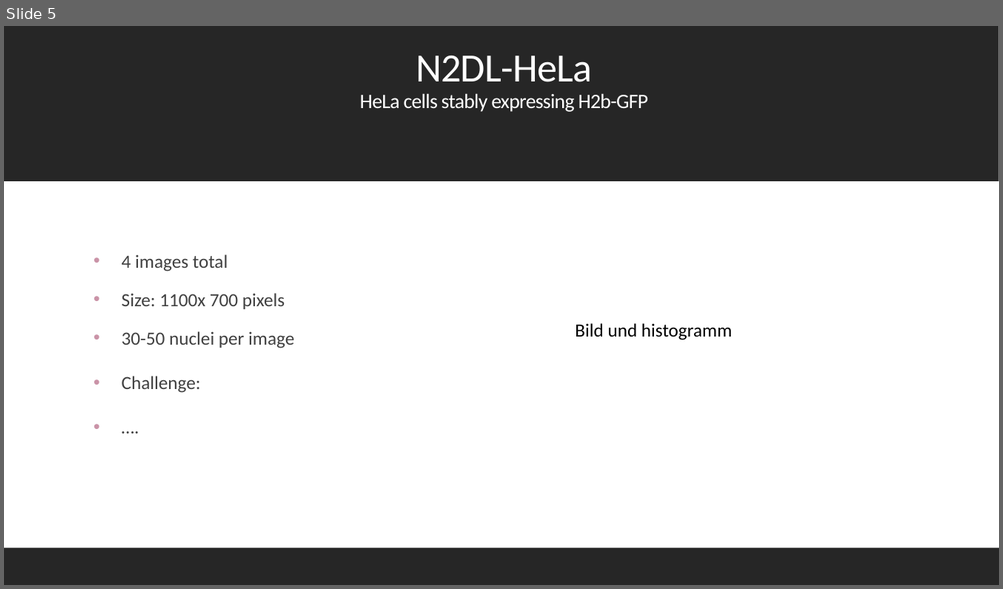
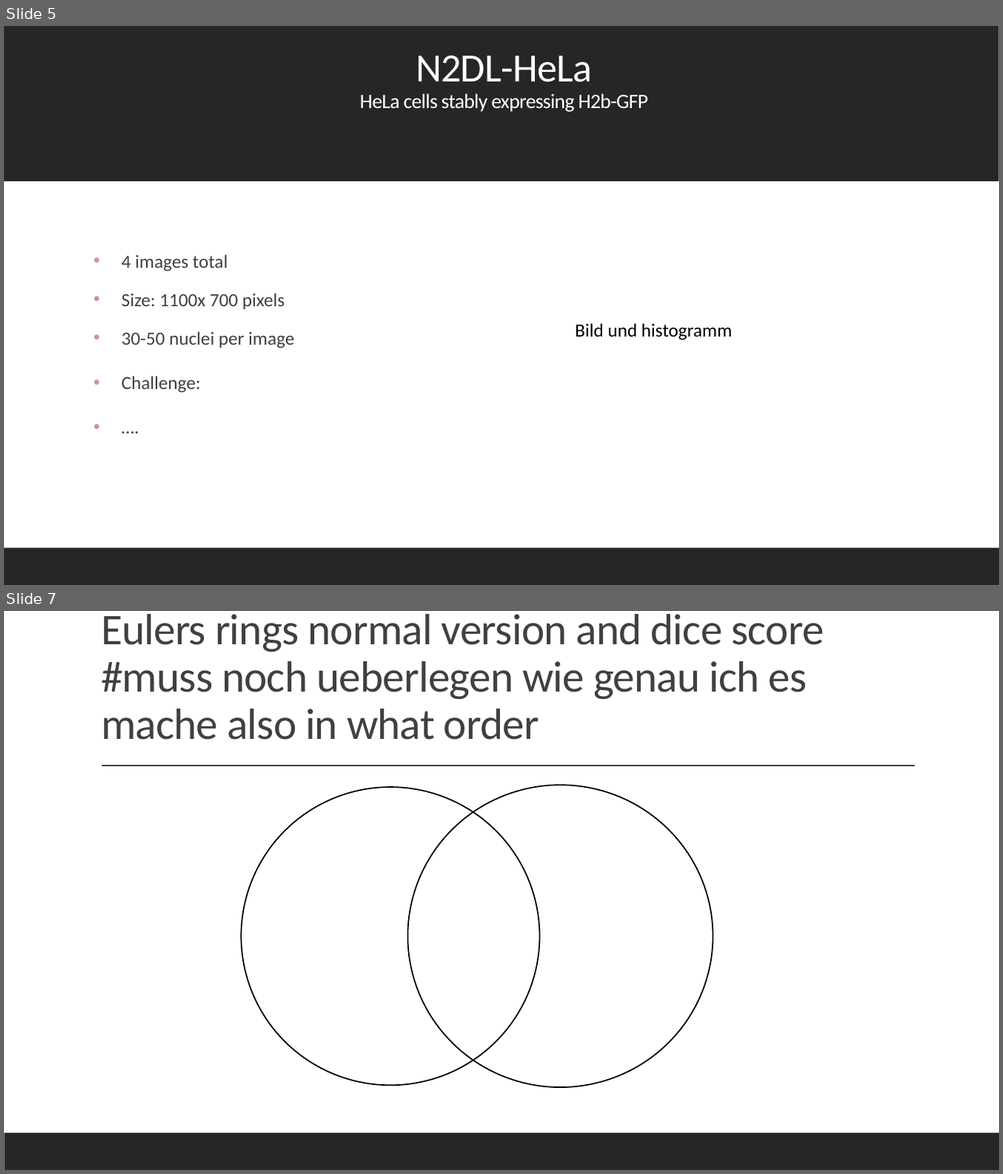
Before and after one commit to datascience-mobi-2022/2022-topic-01-team-04, a slide deck: presentation/layout.pptx. Shown one above the other, each under a label of ours: slide 5 before the commit, slides 5 and 7 after it; the slides between them are not shown. The pictures are 1003x589 and 1003x1174 pixels, drawn with LibreOffice and Linux fonts; fonts in the diff are those of the drawing. Boxes give left, top, right and bottom in pixels: in the first picture for what was removed or moved away, otherwise in the second. Text is boxed around its words. In the diff, an @@ line names an element or a change of style, - is before the commit and + after.

Commit message:
update dice score
mostly layout, will not be as pink in the end as it looks now, i promise  XD

```diff
--- a/presentation/layout.pptx
+++ b/presentation/layout.pptx
@@ slide 7 added at [4,611,999,1170], background #FFFFFF @@
@@ title added at [101,614,823,740], 42.3 pt, text #404040 @@
+Eulers rings normal version and dice score #muss noch ueberlegen wie genau ich es mache also in what order
@@ line added from (102, 766) to (915, 766), #404040 1 pt @@
@@ ellipse added at [242,787,540,1085], outline #000000 1.25 pt @@
@@ ellipse added at [407,785,713,1088], outline #000000 1.25 pt @@
@@ rectangle added at [4,1133,999,1170], fill #262626 @@
```
Also in this commit, not shown: 2 other slides added, 1 slide removed.
